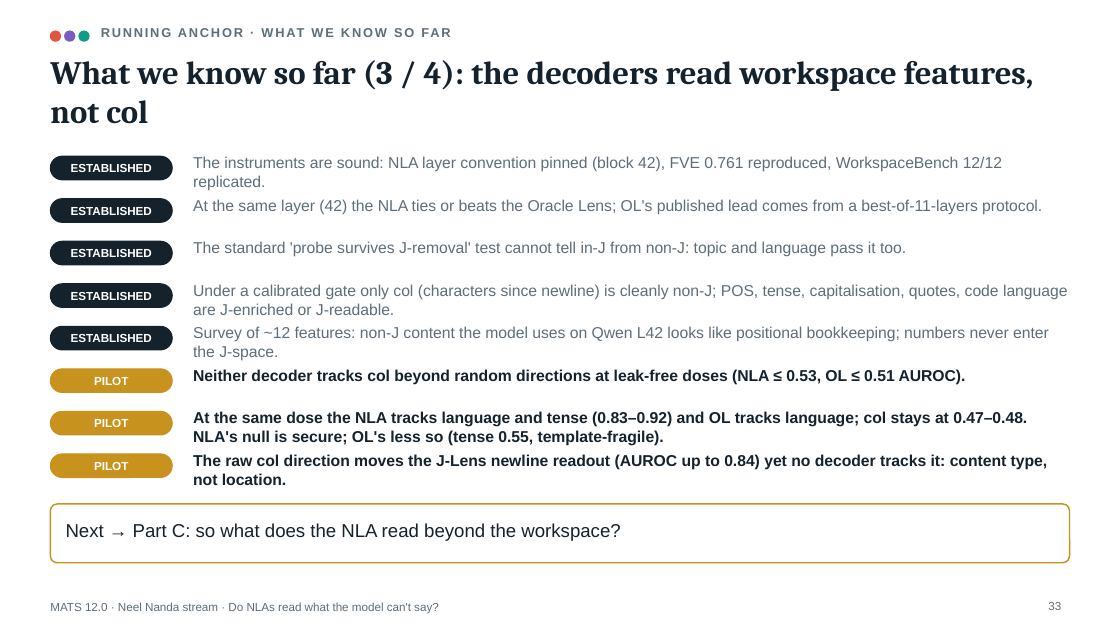
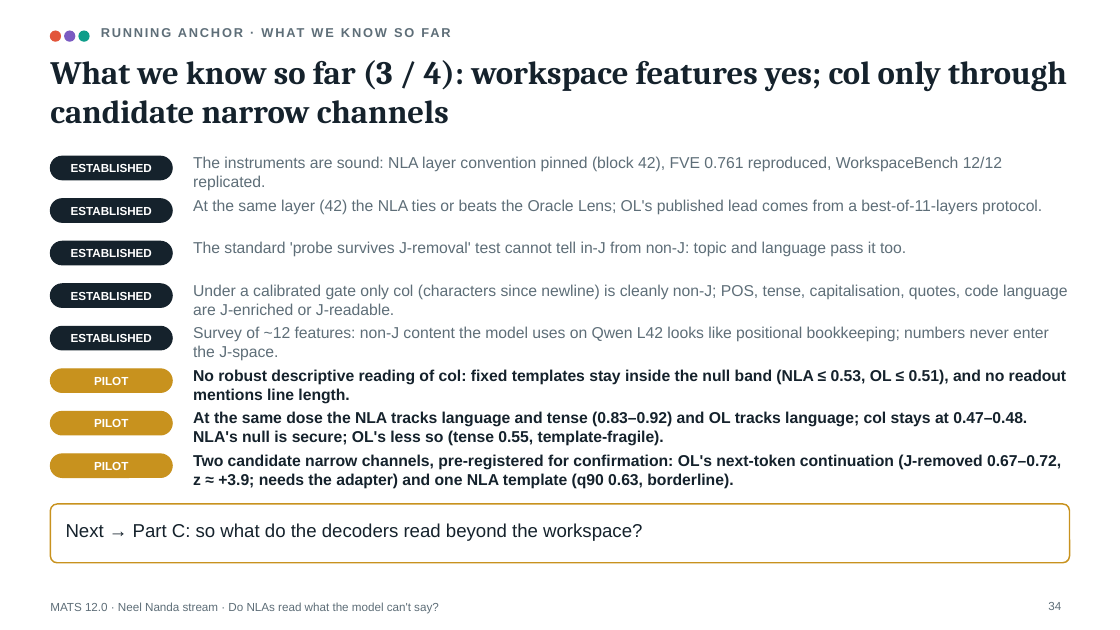
Before and after one commit to Jarus77/mats-nla-workspace, a slide deck: slide 34 of deck/mats_nla_workspace.pptx (slide 33 before the commit). Drawn at 1120x630 pixels with LibreOffice and Linux fonts; fonts in the diff are those of the drawing. Boxes give left, top, right and bottom in pixels: in the first picture for what was removed or moved away, otherwise in the second. Text is boxed around its words. In the diff, an @@ line names an element or a change of style, - is before the commit and + after.

```diff
--- a/deck/mats_nla_workspace.pptx
+++ b/deck/mats_nla_workspace.pptx
@@ title at box(50, 60, 1067, 124): text changed @@
-What we know so far (3 / 4): the decoders read workspace features, not col
+What we know so far (3 / 4): workspace features yes; col only through candidate narrow channels
@@ text at box(193, 369, 1066, 404): text changed @@
-Neither decoder tracks col beyond random directions at leak-free doses (NLA ≤ 0.53, OL ≤ 0.51 AUROC).
+No robust descriptive reading of col: fixed templates stay inside the null band (NLA ≤ 0.53, OL ≤ 0.51), and no readout mentions line length.
@@ text at box(193, 454, 1061, 489): text changed @@
-The raw col direction moves the J-Lens newline readout (AUROC up to 0.84) yet no decoder tracks it: content type, not location.
+Two candidate narrow channels, pre-registered for confirmation: OL's next-token continuation (J-removed 0.67–0.72, z ≈ +3.9; needs the adapter) and one NLA template (q90 0.63, borderline).
@@ text at box(66, 523, 642, 541): text changed @@
-Next → Part C: so what does the NLA read beyond the workspace?
+Next → Part C: so what do the decoders read beyond the workspace?
@@ page number at box(1048, 602, 1061, 610): text changed @@
-33
+34
```
Also in this commit, not shown: 22 other slides changed, 2 slides added, 1 slide removed, 9 other files.
